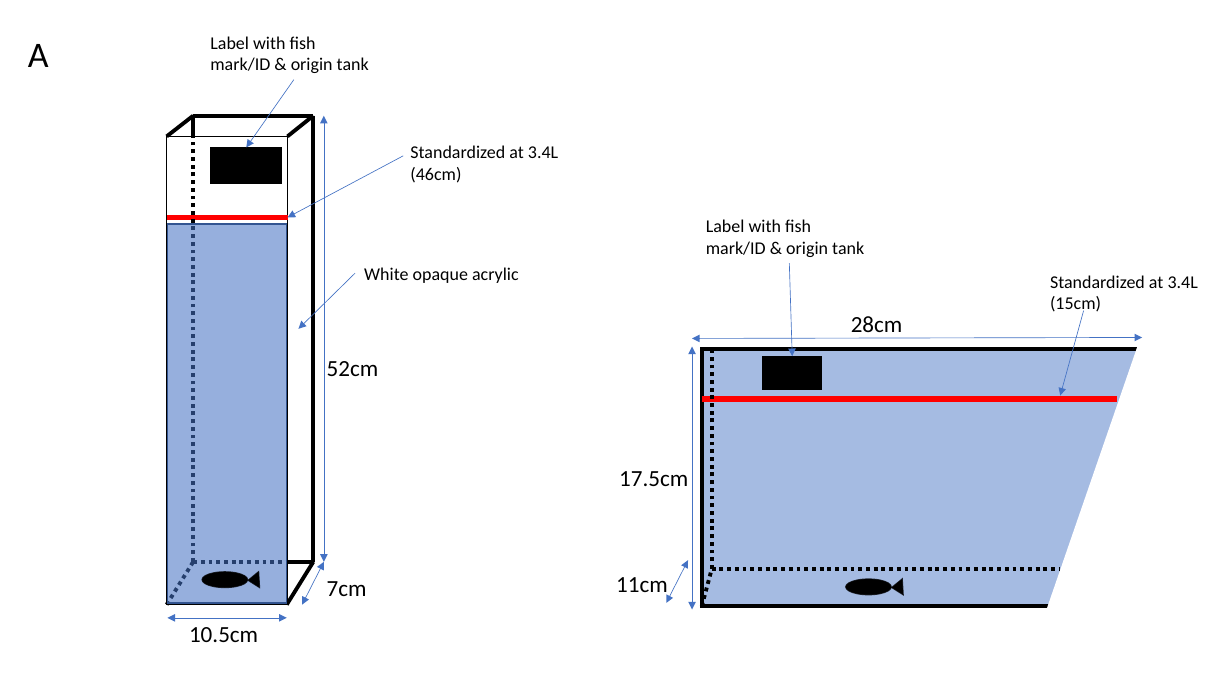
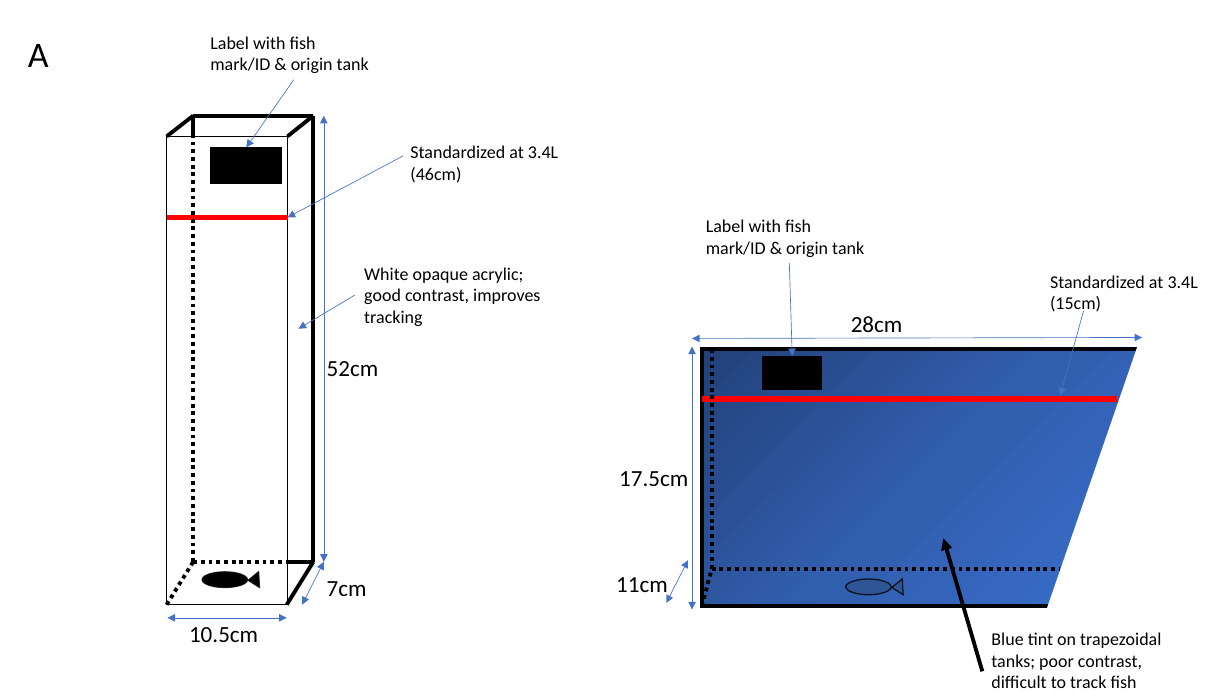
Before and after one commit to Apex619/F1_Methods_Chapter_Anxiety_Hamza, a slide deck: slide 1 of Planning/Figures.pptx. Drawn at 1232x693 pixels with LibreOffice and Linux fonts; fonts in the diff are those of the drawing. Boxes give left, top, right and bottom in pixels: in the first picture for what was removed or moved away, otherwise in the second. Text is boxed around its words. In the diff, an @@ line names an element or a change of style, - is before the commit and + after.

```diff
--- a/Planning/Figures.pptx
+++ b/Planning/Figures.pptx
@@ rectangle removed at (x1=167, y1=224, x2=287, y2=603) @@
@@ text at (x1=364, y1=267, x2=540, y2=326): text changed @@
-White opaque acrylic
+White opaque acrylic; good contrast, improves tracking
@@ arrow moved from (355, 274) - (299, 329) to (355, 295) - (299, 329) @@
@@ rectangle at (x1=702, y1=349, x2=1141, y2=606): fill #4472C4 at 48% opacity to gradient #23427A to #315EAD to #3A6FCE @@
@@ arrow added from (982, 672) to (944, 539), #000000 3 pt @@
@@ ellipse at (x1=846, y1=579, x2=891, y2=595): fill #000000 to #2F5597 @@
@@ triangle at (x1=892, y1=580, x2=904, y2=596): fill #000000 to #2F5597 @@
@@ text added at (x1=991, y1=632, x2=1161, y2=688), 14 pt, text #000000 @@
+Blue tint on trapezoidal tanks; poor contrast, difficult to track fish
```
Also in this commit, not shown: 5 other files.
